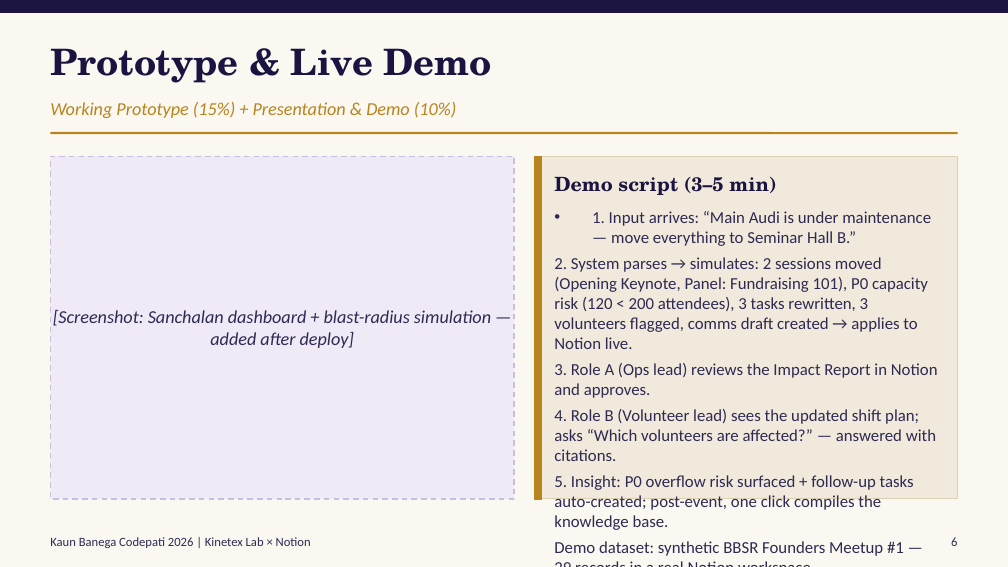
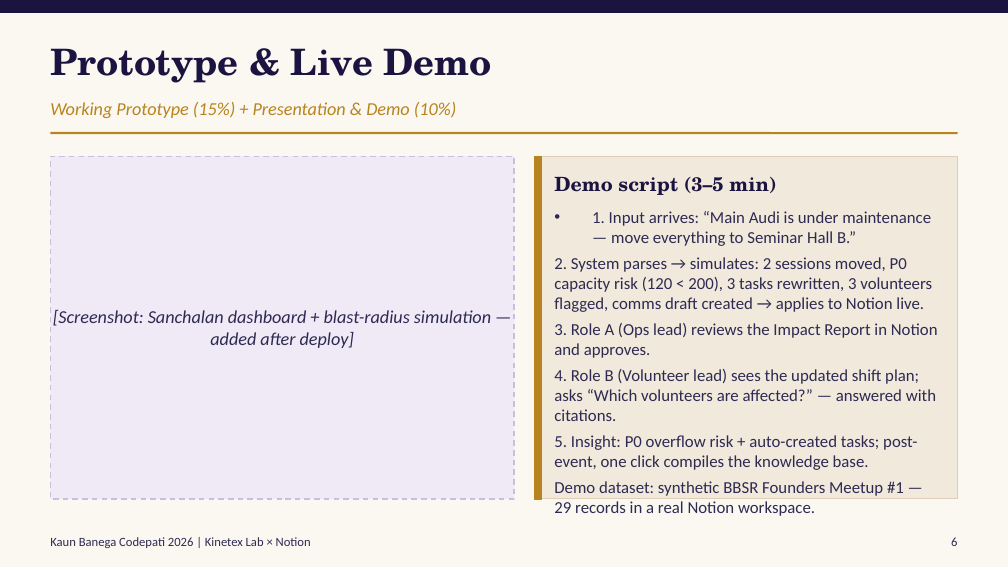
Before and after one commit to lunasticgold-hub/sanchalan, a slide deck: slide 6 of larpers_KBC2026.pptx. Drawn at 1008x567 pixels with LibreOffice and Linux fonts; fonts in the diff are those of the drawing. Boxes give left, top, right and bottom in pixels: in the first picture for what was removed or moved away, otherwise in the second. Text is boxed around its words. In the diff, an @@ line names an element or a change of style, - is before the commit and + after.

Commit message:
Deck: trim slide 6 demo script to fit layout

```diff
--- a/larpers_KBC2026.pptx
+++ b/larpers_KBC2026.pptx
@@ text at [554, 257, 932, 312]: text changed @@
-2. System parses → simulates: 2 sessions moved (Opening Keynote, Panel: Fundraising 101), P0 capacity risk (120 < 200 attendees), 3 tasks rewritten, 3 volunteers flagged, comms draft created → applies to Notion live.
+2. System parses → simulates: 2 sessions moved, P0 capacity risk (120 < 200), 3 tasks rewritten, 3 volunteers flagged, comms draft created → applies to Notion live.
@@ text at [554, 435, 917, 470]: text changed @@
-5. Insight: P0 overflow risk surfaced + follow-up tasks auto-created; post-event, one click compiles the knowledge base.
+5. Insight: P0 overflow risk + auto-created tasks; post-event, one click compiles the knowledge base.
```
